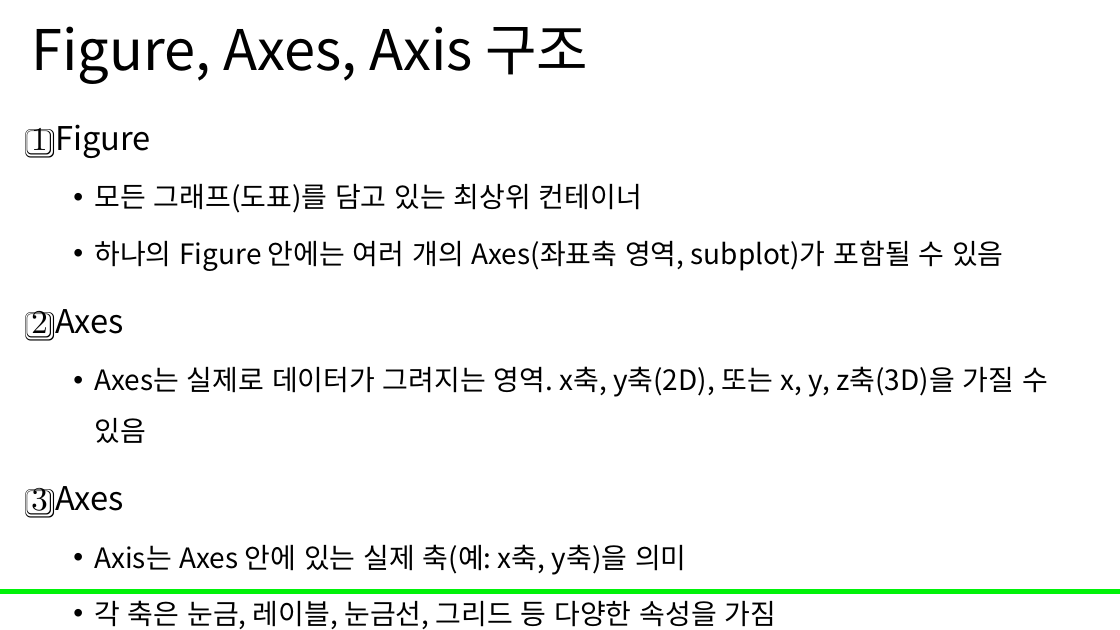
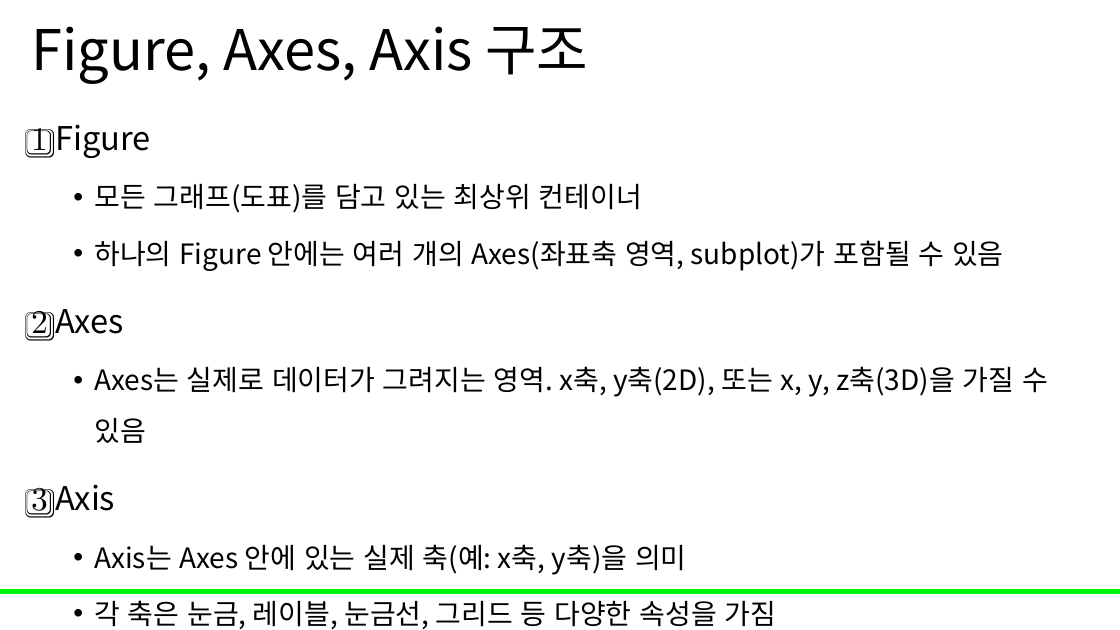
Before and after one commit to Leader-Lesson/KDT_RE_5th, a slide deck: slide 20 of material/3_데이터분석/06_matplotilb.pptx. Drawn at 1120x630 pixels with LibreOffice and Linux fonts; fonts in the diff are those of the drawing; background and template pictures are left out. Boxes give left, top, right and bottom in pixels: in the first picture for what was removed or moved away, otherwise in the second. Text is boxed around its words. In the diff, an @@ line names an element or a change of style, - is before the commit and + after.

```diff
--- a/material/3_데이터분석/06_matplotilb.pptx
+++ b/material/3_데이터분석/06_matplotilb.pptx
@@ text at <box>31,484,115,518</box>: text changed @@
-3️⃣ Axes
+3️⃣ Axis
```
Also in this commit, not shown: 6 other slides changed.
